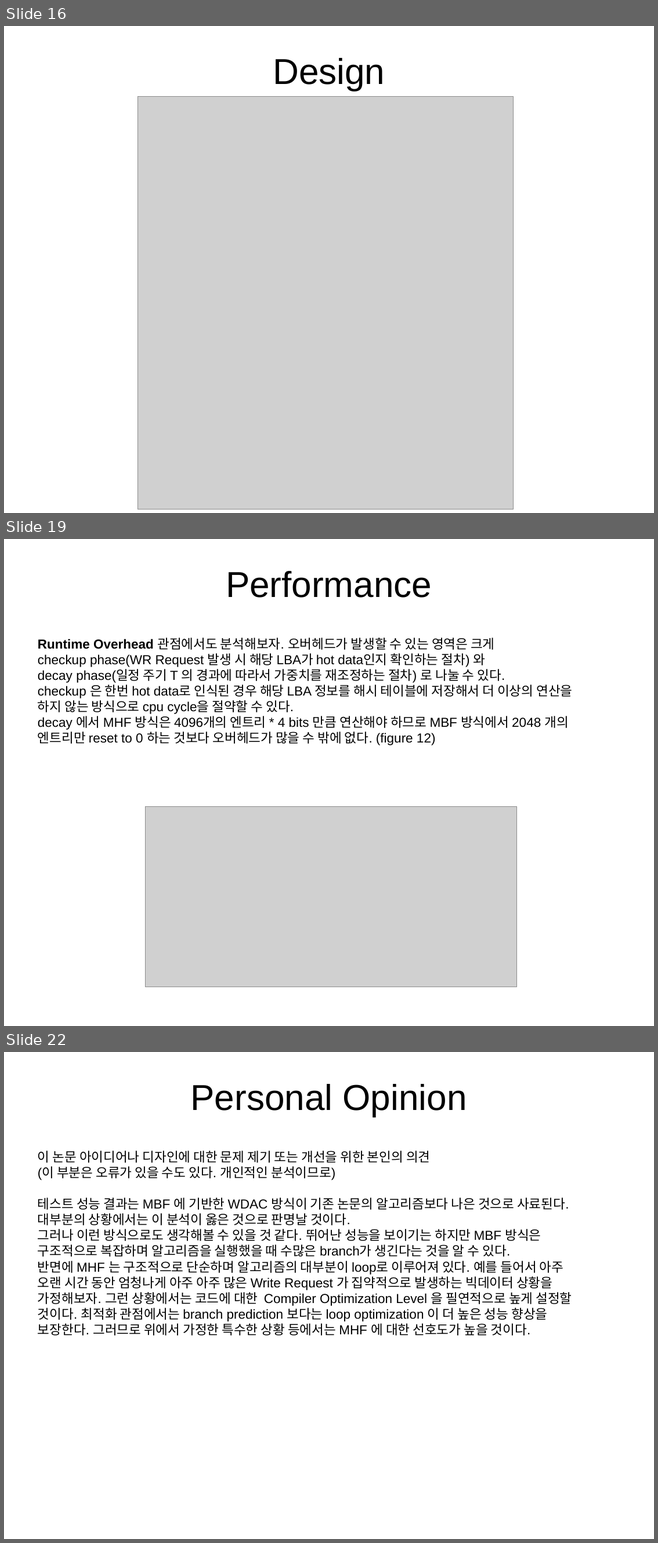
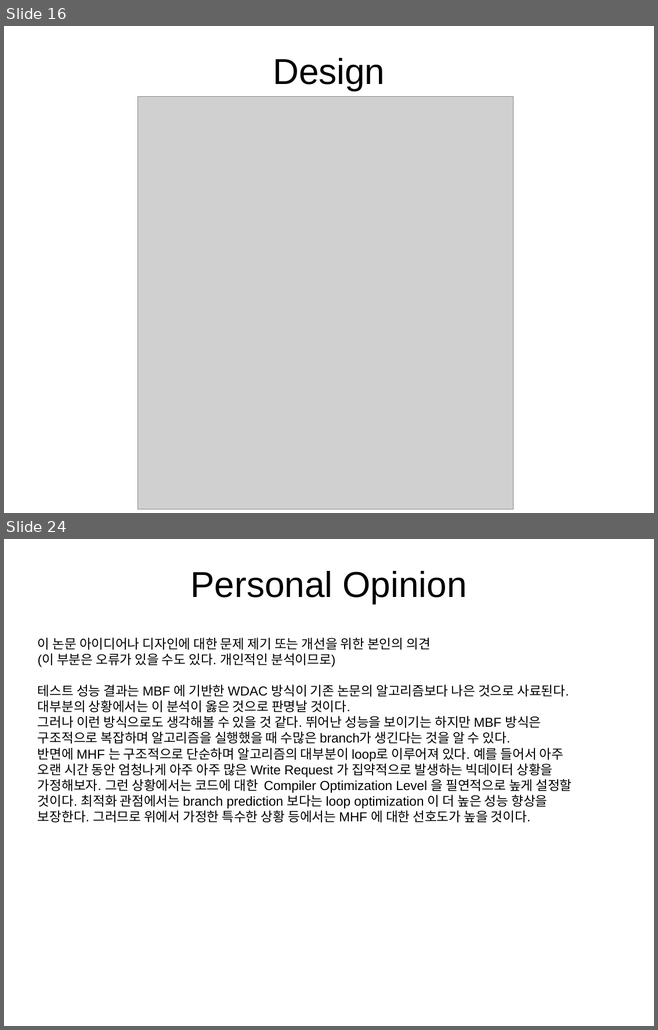
Before and after one commit to OptimistLabyrinth/ubuntu16.04, a slide deck: DPARK_office/Non-Volatile_Momory/hot_data_identification_PaperReview.odp. Shown one above the other, each under a label of ours: slides 16, 19 and 22 before the commit, slides 16 and 24 after it; the slides between them are not shown. The pictures are 658x1543 and 658x1030 pixels, drawn with LibreOffice and Linux fonts; fonts in the diff are those of the drawing; grey boxes stand for pictures. Boxes give left, top, right and bottom in pixels: in the first picture for what was removed or moved away, otherwise in the second. Text is boxed around its words. In the diff, an @@ line names an element or a change of style, - is before the commit and + after.

```diff
--- a/DPARK_office/Non-Volatile_Momory/hot_data_identification_PaperReview.odp
+++ b/DPARK_office/Non-Volatile_Momory/hot_data_identification_PaperReview.odp
@@ slide 19 removed at bbox=[4, 539, 654, 1026], background #FFFFFF @@
@@ title removed at bbox=[226, 571, 431, 598] @@
-Performance
@@ text removed at bbox=[38, 638, 572, 745] @@
-Runtime Overhead 관점에서도 분석해보자. 오버헤드가 발생할 수 있는 영역은 크게
-checkup phase(WR Request 발생 시 해당 LBA가 hot data인지 확인하는 절차) 와
-decay phase(일정 주기 T 의 경과에 따라서 가중치를 재조정하는 절차) 로 나눌 수 있다.
-checkup 은 한번 hot data로 인식된 경우 해당 LBA 정보를 해시 테이블에 저장해서 더 이상의 연산을
-하지 않는 방식으로 cpu cycle을 절약할 수 있다.
-decay 에서 MHF 방식은 4096개의 엔트리 * 4 bits 만큼 연산해야 하므로 MBF 방식에서 2048 개의
-엔트리만 reset to 0 하는 것보다 오버헤드가 많을 수 밖에 없다. (figure 12)
@@ picture removed at bbox=[146, 806, 517, 987] @@
@@ what was slide 22 is now slide 24 @@
```
Also in this commit, not shown: 7 slides changed, 7 slides added, 3 other slides removed, 8 other files.
